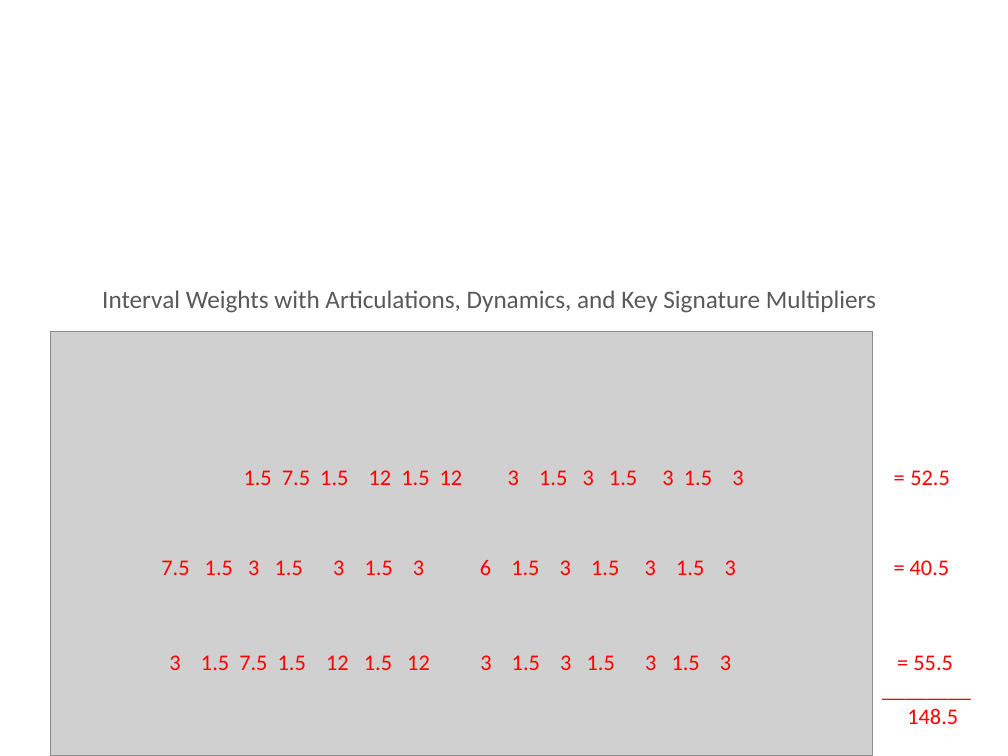
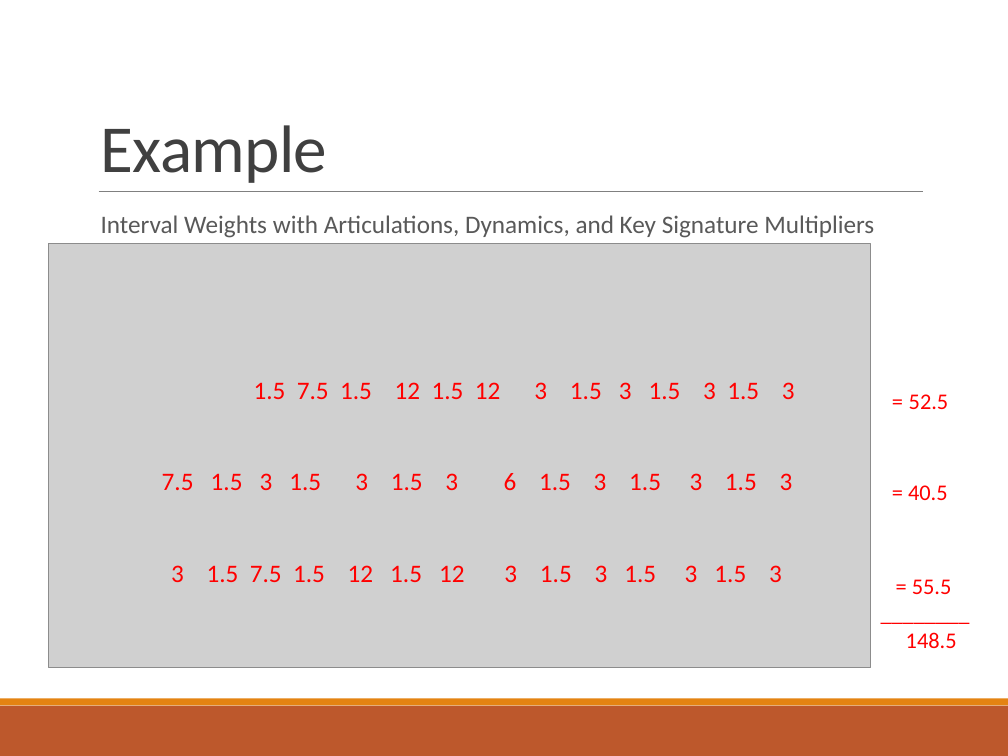
Before and after one commit to xwsxethan/MusicScoring, a slide deck: slide 22 of Documents/Thesis/ThesisDissertation.pptx (slide 21 before the commit). Drawn at 1008x756 pixels with LibreOffice and Linux fonts; fonts in the diff are those of the drawing; grey boxes stand for pictures; background and template pictures are left out. Boxes give left, top, right and bottom in pixels: in the first picture for what was removed or moved away, otherwise in the second. Text is boxed around its words. In the diff, an @@ line names an element or a change of style, - is before the commit and + after.

```diff
--- a/Documents/Thesis/ThesisDissertation.pptx
+++ b/Documents/Thesis/ThesisDissertation.pptx
@@ title "Example": place and size @@
-title "Example" at (50,38,958,164)
+title "Example" at (101,125,327,183)
@@ title "Example" at (101,125,327,183): size 46 to 48 pt, text colour #FFFFFF to #404040, letter spacing 0 to -0.5 pt; alignment centre to left; line spacing 1 to 0.85; vertical alignment middle to bottom @@
@@ text "Interval Weights with Articulations, Dynamics, ...": place and size @@
-text "Interval Weights with Articulations, Dynamics, ..." at (102,290,876,313)
+text "Interval Weights with Articulations, Dynamics, ..." at (101,215,874,238)
@@ line added from (99, 192) to (922, 192), #808080 0.5 pt @@
@@ picture: place and size @@
-picture at (50,332,872,756)
+picture at (48,244,870,668)
@@ text "1.5 7.5 1.5 12 1.5 ...": place and size @@
-text "1.5 7.5 1.5 12 1.5 ..." at (169,470,743,670)
+text "1.5 7.5 1.5 12 1.5 ..." at (171,382,795,582)
@@ text "1.5 7.5 1.5 12 1.5 ..." at (171,382,795,582): size 16 to 18 pt @@
@@ text "= 52.5": place and size @@
-text "= 52.5" at (907,470,958,724)
+text "= 52.5" at (906,394,957,648)
@@ rectangle added at (0,706,1008,756), fill #BD582C @@
@@ rectangle added at (0,699,1008,706), fill #E48312 @@
```
Also in this commit, not shown: 35 other slides changed, 3 slides added, 3 slides removed.
